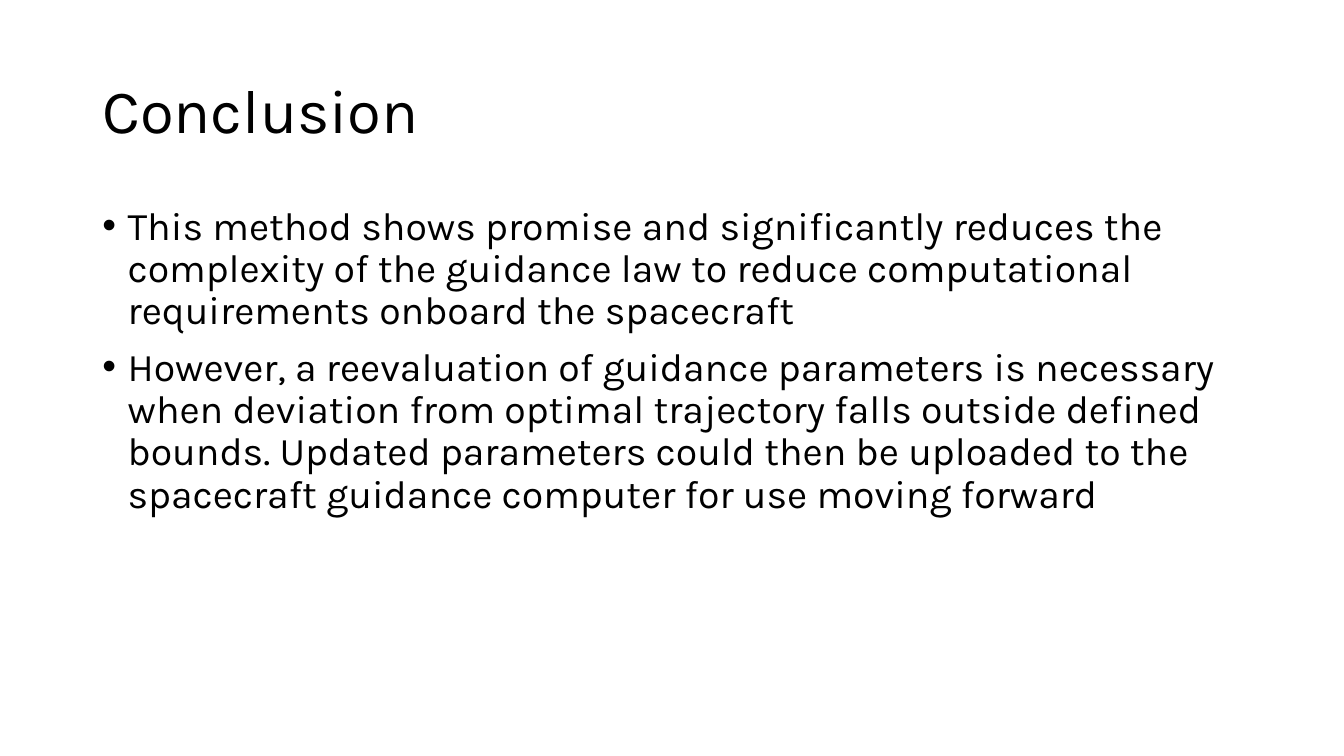
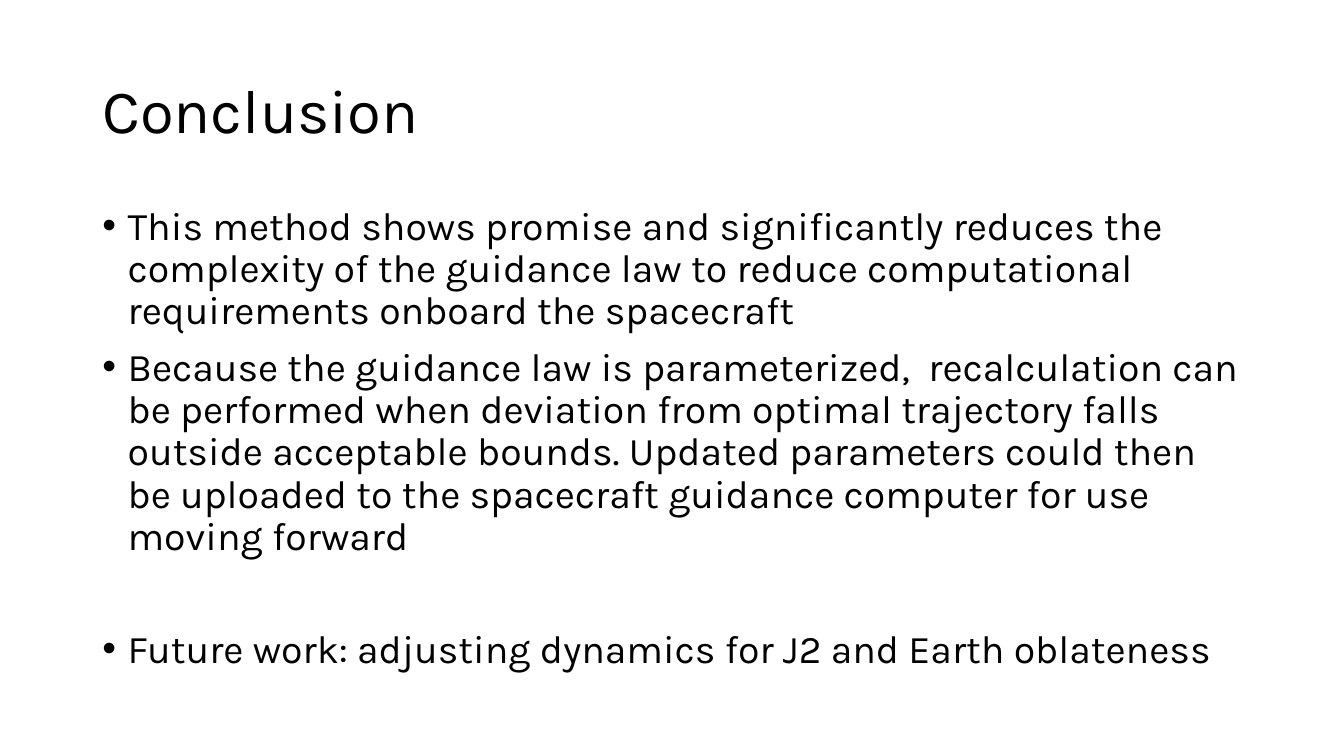
Before and after one commit to aeroNJneer/asen6015, a slide deck: slide 8 of hwk/project/report/NicoleJames_presentation.pptx (slide 9 before the commit). Drawn at 1344x756 pixels with LibreOffice and Linux fonts; fonts in the diff are those of the drawing. Boxes give left, top, right and bottom in pixels: in the first picture for what was removed or moved away, otherwise in the second. Text is boxed around its words. In the diff, an @@ line names an element or a change of style, - is before the commit and + after.

```diff
--- a/hwk/project/report/NicoleJames_presentation.pptx
+++ b/hwk/project/report/NicoleJames_presentation.pptx
@@ text at [128, 354, 1237, 673]: text changed @@
-• However, a reevaluation of guidance parameters is necessary when deviation from optimal trajectory falls outside defined bounds. Updated parameters could then be uploaded to the spacecraft guidance computer for use moving forward
+• Because the guidance law is parameterized, recalculation can be performed when deviation from optimal trajectory falls outside acceptable bounds. Updated parameters could then be uploaded to the spacecraft guidance computer for use moving forward
+• Future work: adjusting dynamics for J2 and Earth oblateness
```
Also in this commit, not shown: 2 other slides changed, 1 slide removed, 19 other files.
